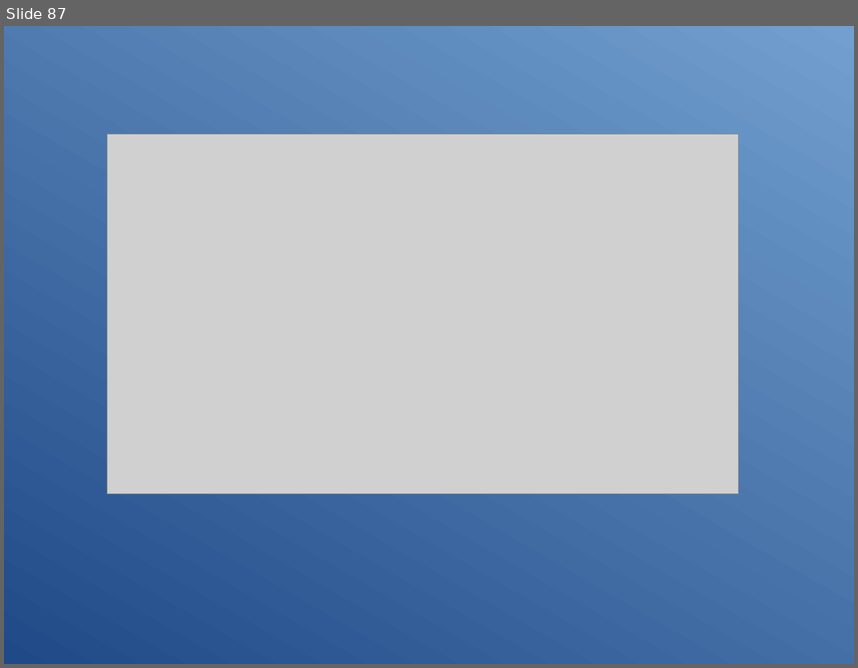
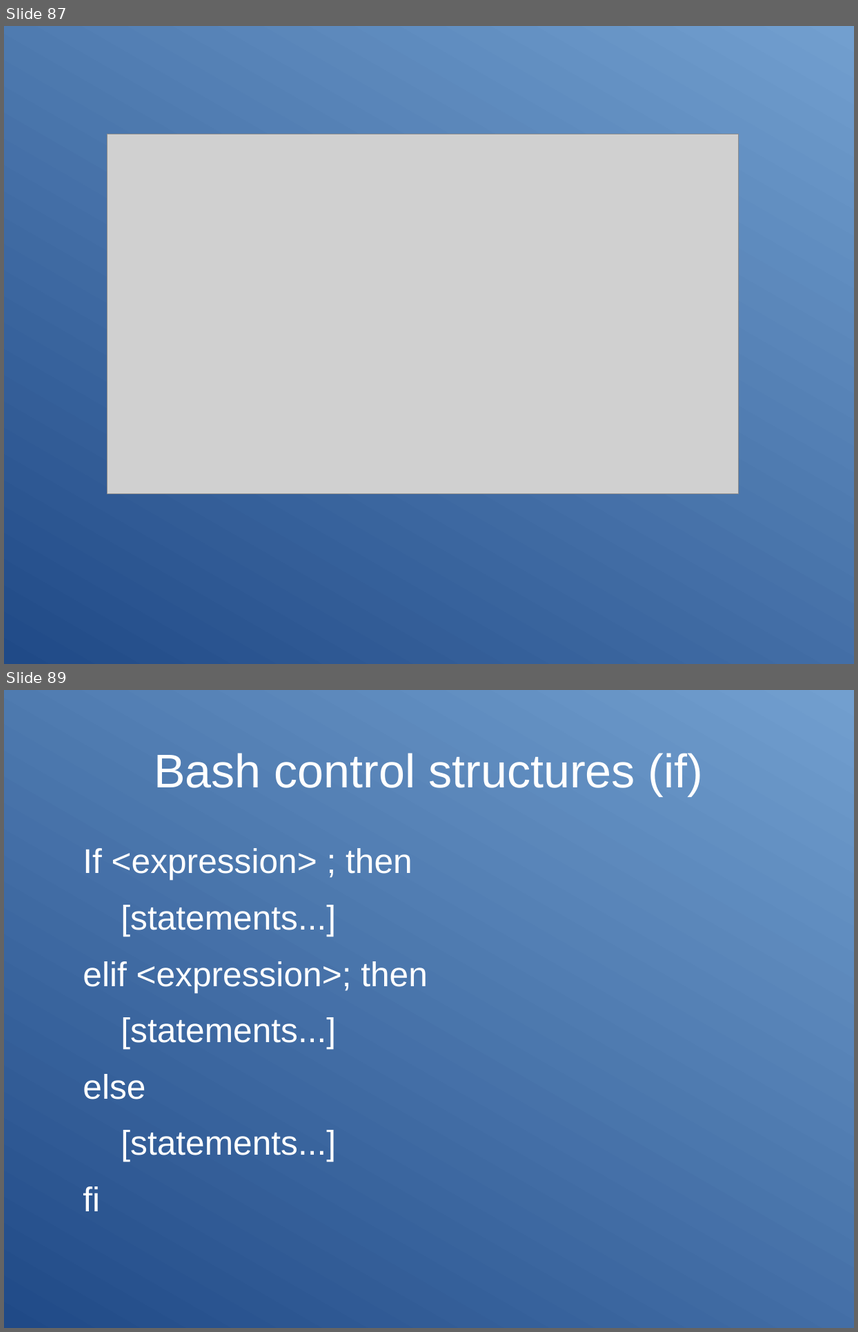
Before and after one commit to Clibre/An-introduction-to-bash, a slide deck: presentation.odp. Shown one above the other, each under a label of ours: slide 87 before the commit, slides 87 and 89 after it; the slides between them are not shown. The pictures are 858x668 and 858x1332 pixels, drawn with LibreOffice and Linux fonts; fonts in the diff are those of the drawing; grey boxes stand for pictures. Boxes give left, top, right and bottom in pixels: in the first picture for what was removed or moved away, otherwise in the second. Text is boxed around its words. In the diff, an @@ line names an element or a change of style, - is before the commit and + after.

Commit message:
ajout des structures de controles

```diff
--- a/presentation.odp
+++ b/presentation.odp
@@ slide 89 added at (4, 690, 854, 1328), background gradient #204A87 to #729FCF @@
@@ title added at (154, 753, 704, 796), 44 pt, text #FFFFFF @@
+Bash control structures (if)
@@ text added at (83, 848, 428, 1211), 32 pt, text #FFFFFF @@
+If <expression> ; then
+[statements...]
+elif <expression>; then
+[statements...]
+else
+[statements...]
+fi
```
Also in this commit, not shown: 1 slide changed, 7 other slides added, 4 other files.
